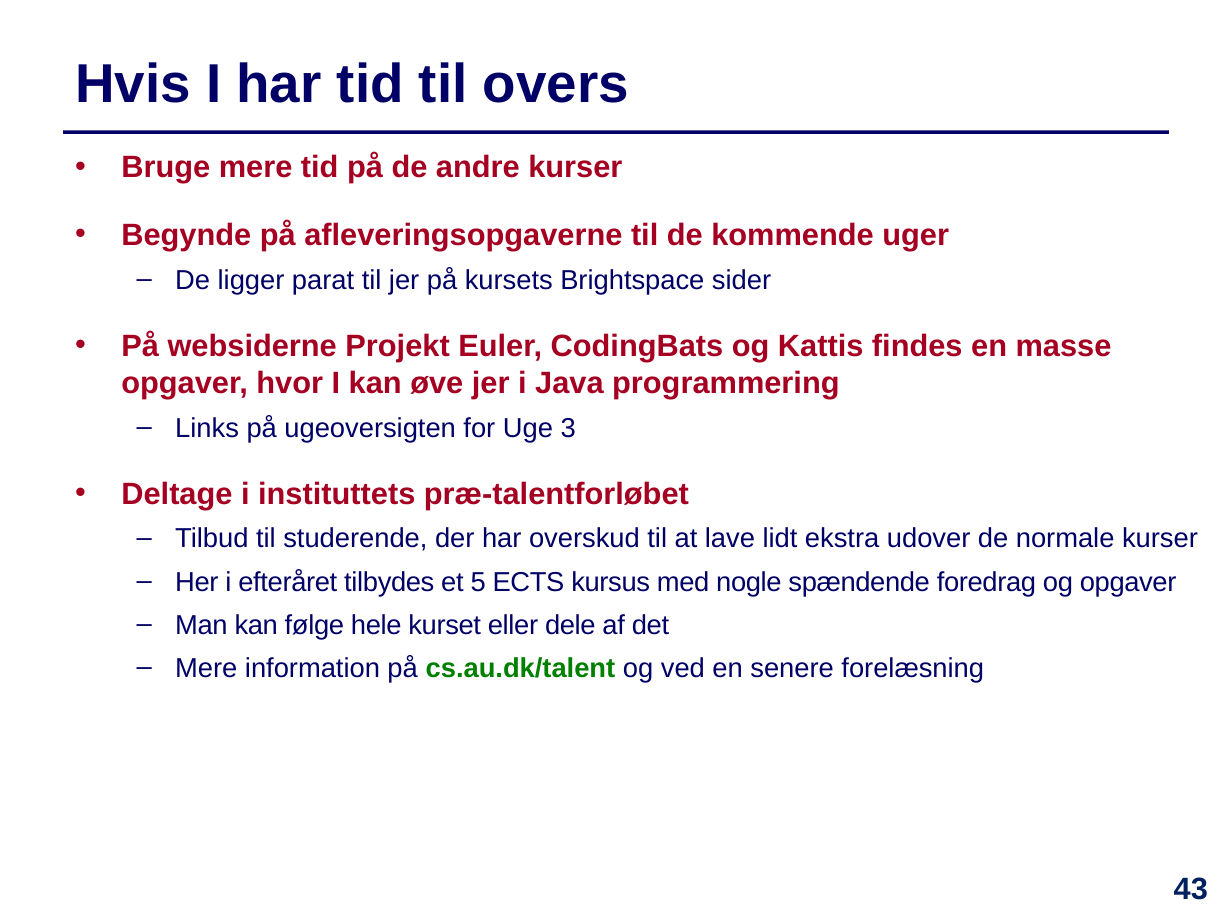
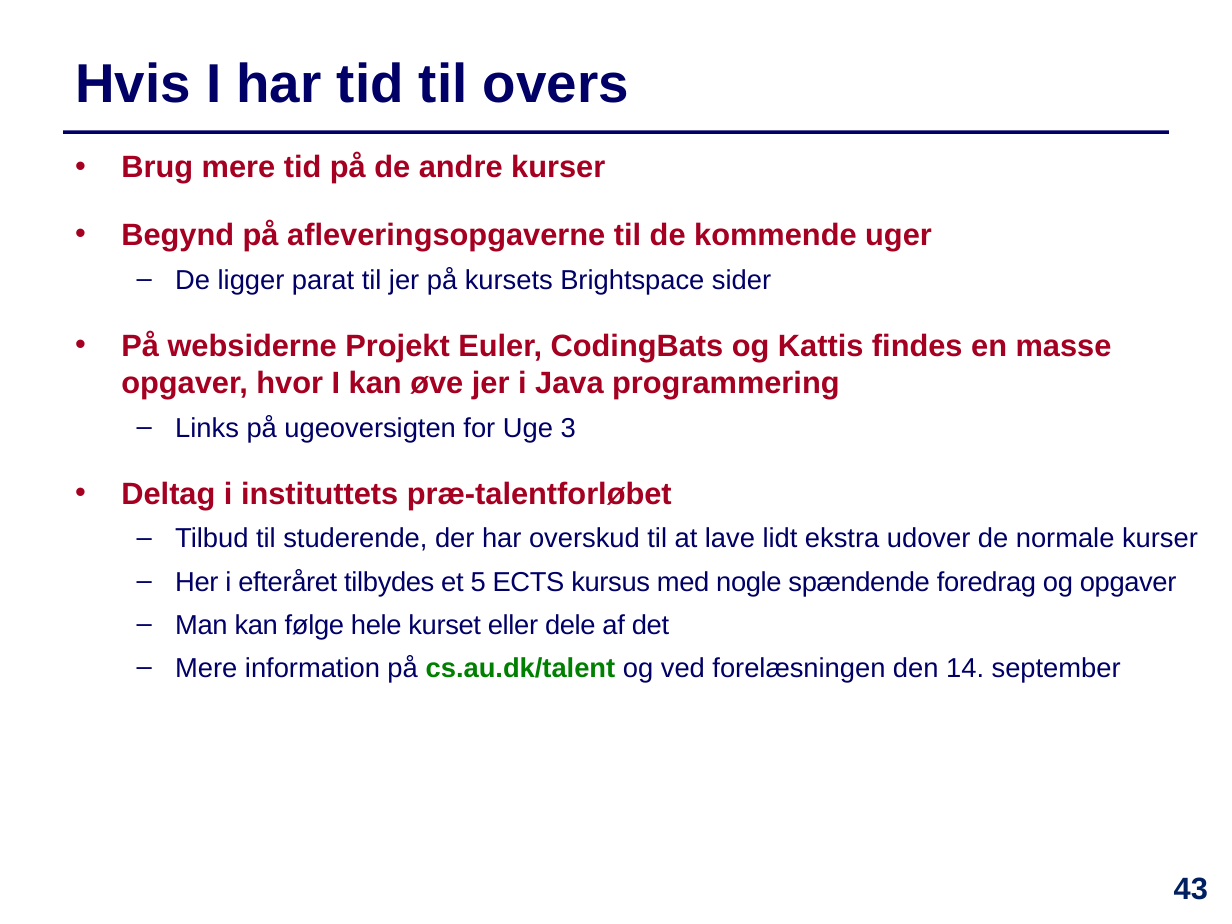
Before and after one commit to IntProgAU/Materiale, a slide deck: slide 43 of web/e23/uge_1b/Slides-Uge1-Torsdag.pptx. Drawn at 1232x924 pixels with LibreOffice and Linux fonts; fonts in the diff are those of the drawing. Boxes give left, top, right and bottom in pixels: in the first picture for what was removed or moved away, otherwise in the second. Text is boxed around its words. In the diff, an @@ line names an element or a change of style, - is before the commit and + after.

```diff
--- a/web/e23/uge_1b/Slides-Uge1-Torsdag.pptx
+++ b/web/e23/uge_1b/Slides-Uge1-Torsdag.pptx
@@ text at (x1=121, y1=153, x2=932, y2=251): text changed @@
-• Bruge mere tid på de andre kurser
-• Begynde på afleveringsopgaverne til de kommende uger
+• Brug mere tid på de andre kurser
+• Begynd på afleveringsopgaverne til de kommende uger
@@ text at (x1=121, y1=481, x2=672, y2=509): text changed @@
-  • Deltage i instituttets præ-talentforløbet
+  • Deltag i instituttets præ-talentforløbet
@@ text at (x1=175, y1=656, x2=1121, y2=683): text changed @@
-  – Mere information på cs.au.dk/talent og ved en senere forelæsning
+  – Mere information på cs.au.dk/talent og ved forelæsningen den 14. september
```
Also in this commit, not shown: 2 other slides changed, 1 other file.
